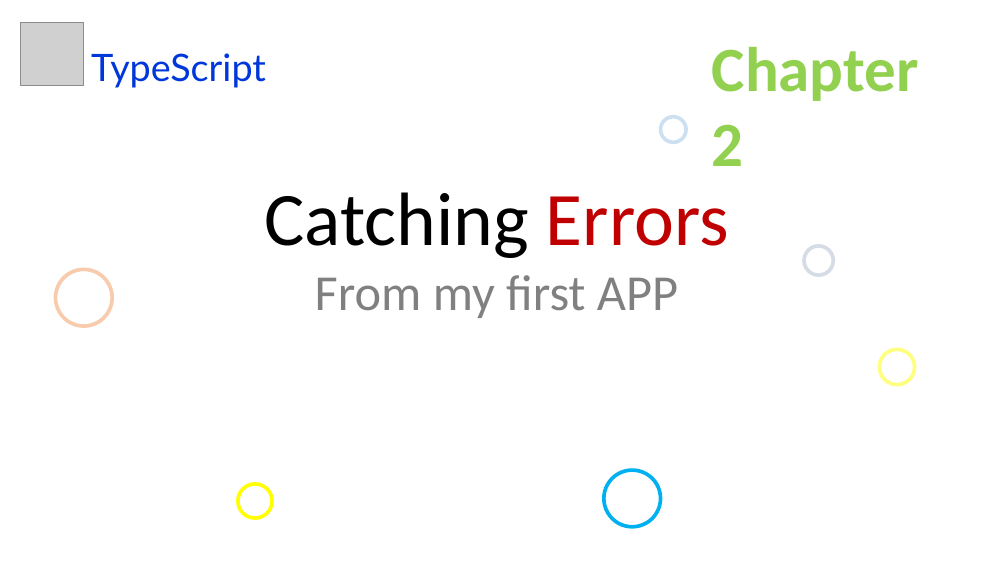
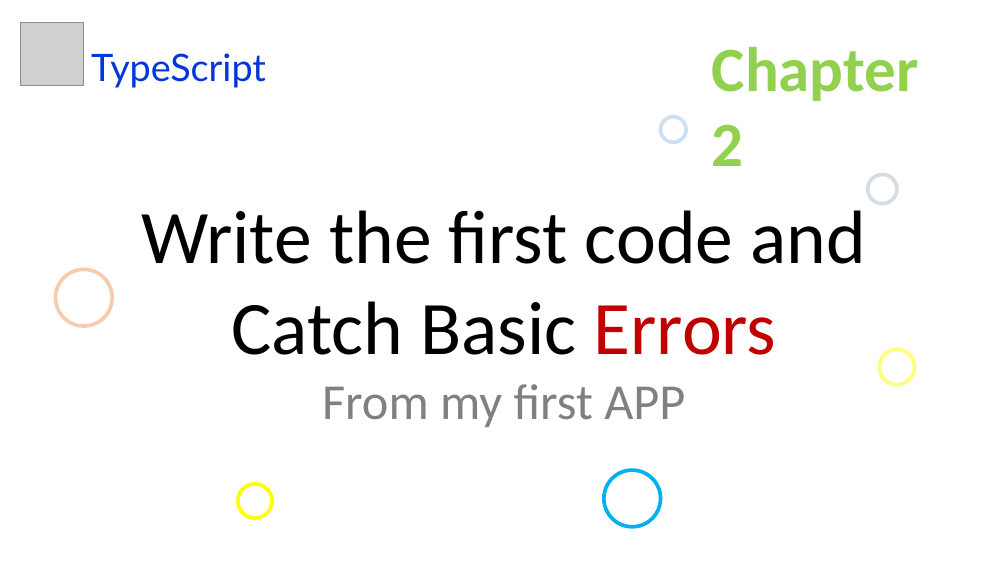
Before and after one commit to uidhtml/typescript-tutorials, a slide deck: slide 6 of typescript-tutorials.pptx. Drawn at 1008x567 pixels with LibreOffice and Linux fonts; fonts in the diff are those of the drawing; grey boxes stand for pictures. Boxes give left, top, right and bottom in pixels: in the first picture for what was removed or moved away, otherwise in the second. Text is boxed around its words. In the diff, an @@ line names an element or a change of style, - is before the commit and + after.

```diff
--- a/typescript-tutorials.pptx
+++ b/typescript-tutorials.pptx
@@ ellipse: place and size @@
-ellipse at (805,246,834,275)
+ellipse at (868,175,898,204)
@@ text "Write the first code and ...": place and size @@
-text "Write the first code and ..." at (264,192,729,318)
+text "Write the first code and ..." at (141,210,866,427)
@@ text at (141,210,866,355): text changed @@
-Catching Errors
+Write the first code and
+Catch Basic Errors
```
Also in this commit, not shown: 1 other slide changed, 5 slides added, 7 other files.
